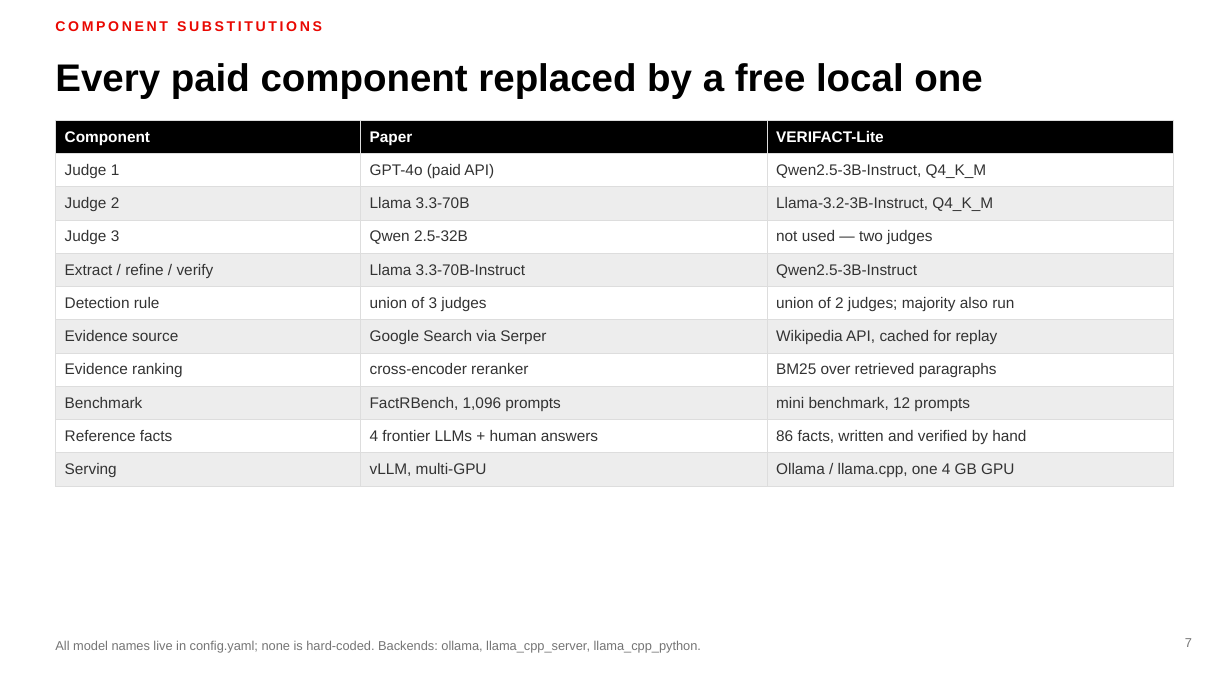
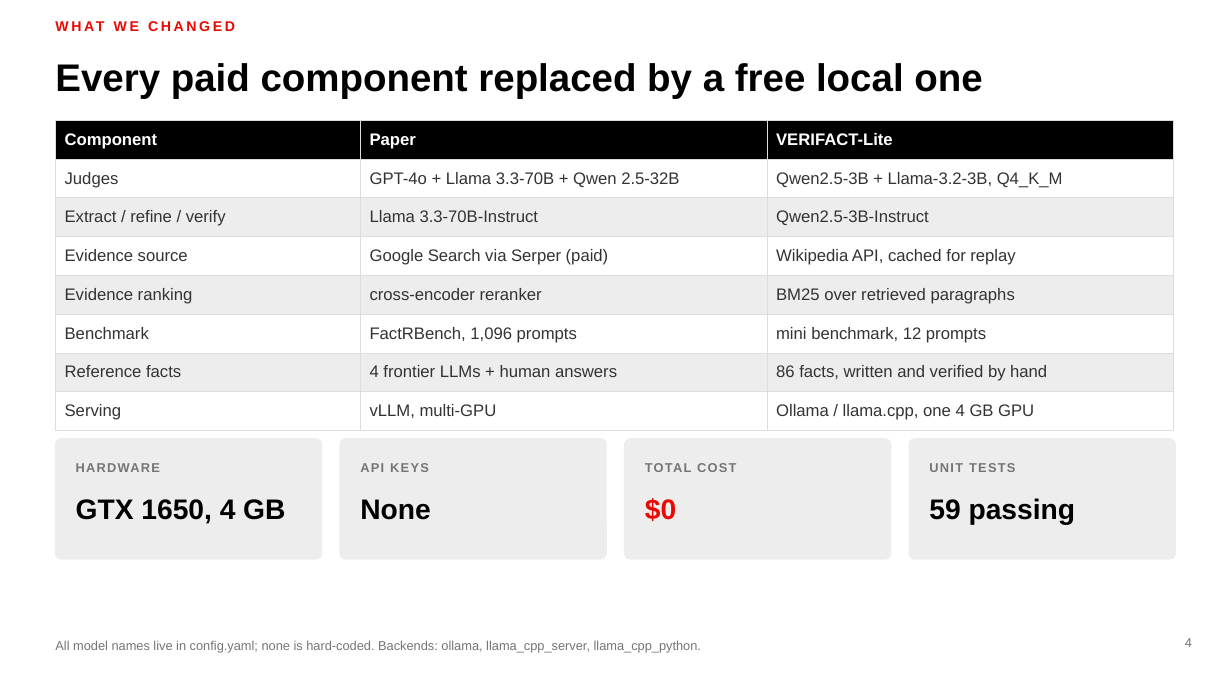
Before and after one commit to MadhavKrishna06/Verifact-Lite, a slide deck: slide 4 of presentation/VERIFACT-Lite-TTU.pptx (slide 7 before the commit). Drawn at 1232x693 pixels with LibreOffice and Linux fonts; fonts in the diff are those of the drawing. Boxes give left, top, right and bottom in pixels: in the first picture for what was removed or moved away, otherwise in the second. Text is boxed around its words. In the diff, an @@ line names an element or a change of style, - is before the commit and + after.

```diff
--- a/presentation/VERIFACT-Lite-TTU.pptx
+++ b/presentation/VERIFACT-Lite-TTU.pptx
@@ text at [55, 21, 322, 31]: text changed @@
-COMPONENT SUBSTITUTIONS
+WHAT WE CHANGED
@@ table at [55, 120, 1174, 424] @@
-row 2: Judge 1 | GPT-4o (paid API) | Qwen2.5-3B-Instruct, Q4_K_M
-row 3: Judge 2 | Llama 3.3-70B | Llama-3.2-3B-Instruct, Q4_K_M
-row 4: Judge 3 | Qwen 2.5-32B | not used — two judges
+row 2: Judges | GPT-4o + Llama 3.3-70B + Qwen 2.5-32B | Qwen2.5-3B + Llama-3.2-3B, Q4_K_M
-row 6: Detection rule | union of 3 judges | union of 2 judges; majority also run
-row 7: Evidence source | Google Search via Serper | Wikipedia API, cached for replay
+row 4: Evidence source | Google Search via Serper (paid) | Wikipedia API, cached for replay
@@ rounded rectangle added at [55, 439, 322, 559], fill #EDEDED, outline #EDEDED 1 pt @@
@@ rounded rectangle added at [340, 439, 606, 559], fill #EDEDED, outline #EDEDED 1 pt @@
@@ rounded rectangle added at [625, 439, 891, 559], fill #EDEDED, outline #EDEDED 1 pt @@
@@ rounded rectangle added at [909, 439, 1176, 559], fill #EDEDED, outline #EDEDED 1 pt @@
@@ text added at [76, 463, 160, 472], 10 pt, text #757575, bold @@
+HARDWARE
@@ text added at [360, 463, 429, 472], 10 pt, text #757575, bold @@
+API KEYS
@@ text added at [645, 463, 736, 472], 10 pt, text #757575, bold @@
+TOTAL COST
@@ text added at [929, 463, 1015, 472], 10 pt, text #757575, bold @@
+UNIT TESTS
@@ text added at [76, 499, 285, 524], 22 pt, text #000000, bold @@
+GTX 1650, 4 GB
@@ text added at [360, 499, 430, 520], 22 pt, text #000000, bold @@
+None
@@ text added at [645, 498, 676, 521], 22 pt, text #E90802, bold @@
+$0
@@ text added at [929, 498, 1075, 525], 22 pt, text #000000, bold @@
+59 passing
@@ page number at [1185, 638, 1192, 647]: text changed @@
-7
+4
```
Also in this commit, not shown: 13 other slides changed, 2 slides added, 7 slides removed, 1 other file.
